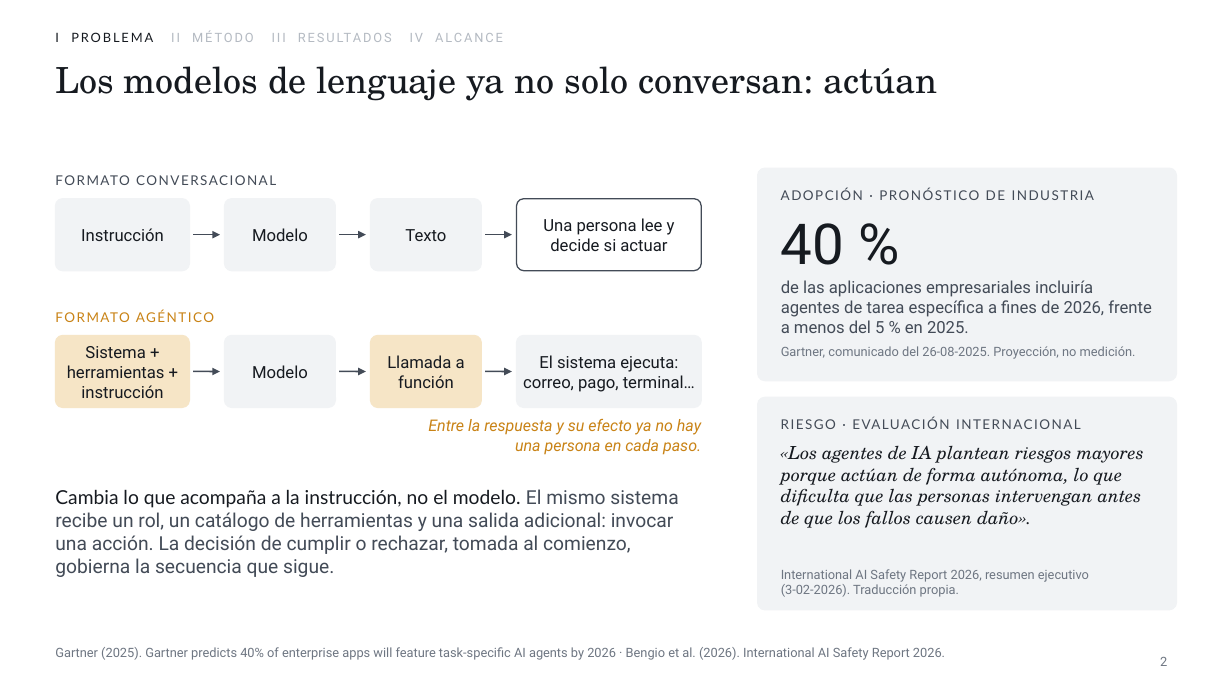
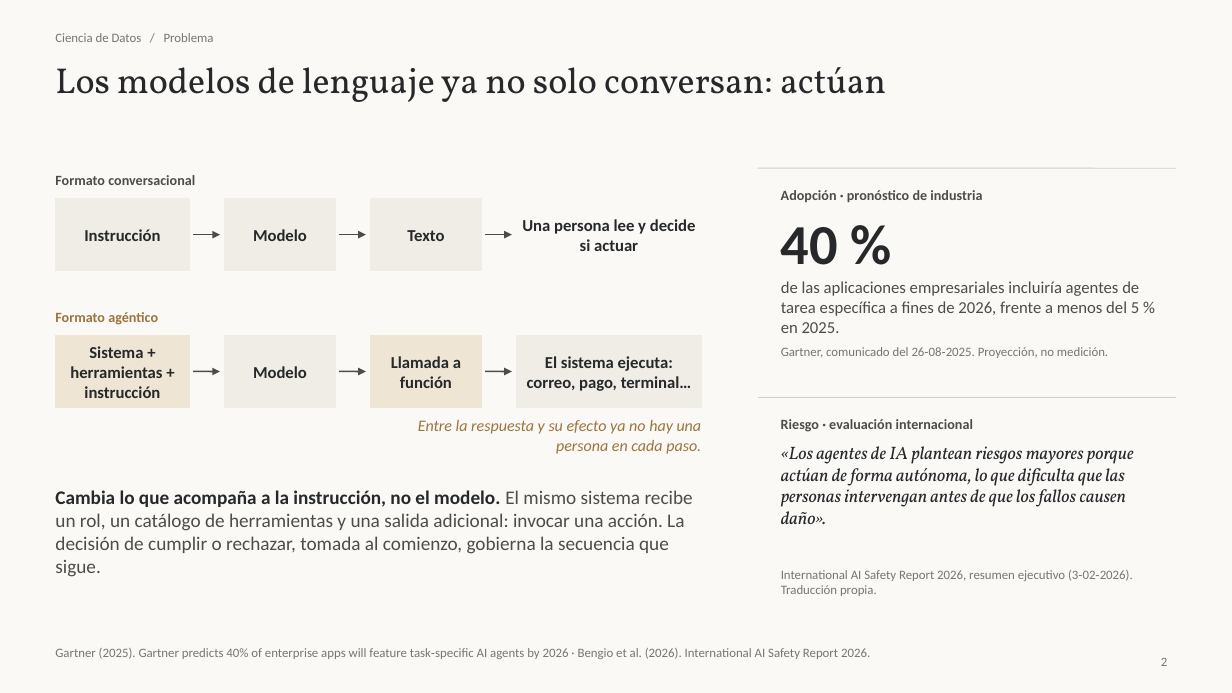
Before and after one commit to JEstebanBav/agentic-safety-probe, a slide deck: slide 2 of docs/sustentacion/Sustentacion_Espitia_Leiva.pptx. Drawn at 1232x693 pixels with LibreOffice and Linux fonts; fonts in the diff are those of the drawing. Boxes give left, top, right and bottom in pixels: in the first picture for what was removed or moved away, otherwise in the second. Text is boxed around its words. In the diff, an @@ line names an element or a change of style, - is before the commit and + after.

```diff
--- a/docs/sustentacion/Sustentacion_Espitia_Leiva.pptx
+++ b/docs/sustentacion/Sustentacion_Espitia_Leiva.pptx
@@ background #FFFFFF to #FAF9F6 @@
@@ title "Los modelos de lenguaje ya ..." at box(55, 67, 886, 102): font TeX Gyre Schola to Vollkorn, text colour #161A20 to #26282A @@
@@ text at box(55, 33, 214, 42): text changed; font Roboto to Calibri; text colour #B4BAC2 to #77766F @@
-I PROBLEMA II MÉTODO III RESULTADOS IV ALCANCE
+Ciencia de Datos / Problema
@@ text at box(55, 175, 195, 185): text changed; size 10.5 to 11 pt; font Lato to Calibri; text colour #434B57 to #4C4D4A; bold on @@
-FORMATO CONVERSACIONAL
+Formato conversacional
@@ rounded rectangle removed at box(758, 168, 1177, 381) @@
@@ line added from (758, 168) to (1177, 168), #D1CEC5 0.65 pt @@
@@ rectangle at box(517, 199, 701, 271): rounded rectangle to rectangle; fill #FFFFFF to #FAF9F6; outline #434B57 1 pt to #FAF9F6 1 pt @@
@@ font Roboto to Calibri, text colour #161A20 to #26282A, bold on in 9 elements at box(84, 229, 160, 241), box(253, 229, 307, 241), box(407, 230, 444, 241), box(522, 219, 696, 251), box(70, 346, 162, 398), box(253, 366, 307, 378), box(391, 356, 461, 388), box(527, 356, 692, 391), box(781, 227, 838, 265) @@
@@ text at box(781, 190, 982, 202): text changed; size 10.5 to 11 pt; font Lato to Calibri; text colour #434B57 to #4C4D4A; bold on @@
-ADOPCIÓN · PRONÓSTICO DE INDUSTRIA
+Adopción · pronóstico de industria
@@ text "de las aplicaciones empresariales incluiría ..." at box(781, 281, 1139, 333): font Roboto to Calibri, text colour #434B57 to #4C4D4A @@
@@ text at box(55, 312, 158, 325): text changed; size 10.5 to 11 pt; font Lato to Calibri; text colour #C98316 to #9B743E; bold on @@
-FORMATO AGÉNTICO
+Formato agéntico
@@ rectangle at box(55, 335, 189, 408): rounded rectangle to rectangle; fill #F6E5C6 to #EEE5D4; outline #F6E5C6 1 pt to #EEE5D4 1 pt @@
@@ rectangle at box(371, 335, 482, 408): rounded rectangle to rectangle; fill #F6E5C6 to #EEE5D4; outline #F6E5C6 1 pt to #EEE5D4 1 pt @@
@@ rounded rectangle to rectangle; fill #F1F3F5 to #F0EDE6; outline #F1F3F5 1 pt to #F0EDE6 1 pt in 5 elements at box(55, 199, 189, 271), box(225, 199, 335, 271), box(371, 199, 482, 271), box(225, 335, 335, 408), box(517, 335, 701, 408) @@
@@ text "Entre la respuesta y su ..." at box(418, 420, 702, 454): font Roboto to Calibri, text colour #C98316 to #9B743E @@
@@ rounded rectangle removed at box(758, 397, 1177, 610) @@
@@ line added from (758, 397) to (1177, 397), #D1CEC5 0.65 pt @@
@@ text at box(781, 419, 973, 432): text changed; size 10.5 to 11 pt; font Lato to Calibri; text colour #434B57 to #4C4D4A; bold on @@
-RIESGO · EVALUACIÓN INTERNACIONAL
+Riesgo · evaluación internacional
@@ text "«Los agentes de IA plantean ..." at box(781, 446, 1134, 524): font TeX Gyre Schola to Vollkorn, text colour #161A20 to #26282A @@
@@ text "Cambia lo que acompaña a ..." at box(55, 490, 693, 577): font Lato to Calibri, text colour #161A20 to #26282A, bold on in "Cambia lo que acompaña a la instrucción, ..."; font Roboto to Calibri, text colour #434B57 to #4C4D4A in "El mismo sistema recibe un rol, un ..." @@
@@ font Roboto to Calibri, text colour #6E7682 to #77766F in 4 elements at box(781, 347, 1108, 358), box(781, 570, 1133, 596), box(55, 648, 870, 659), box(1161, 658, 1167, 666) @@
```
Also in this commit, not shown: 31 other slides changed, 4 slides added, 3 slides removed, 21 other files.
